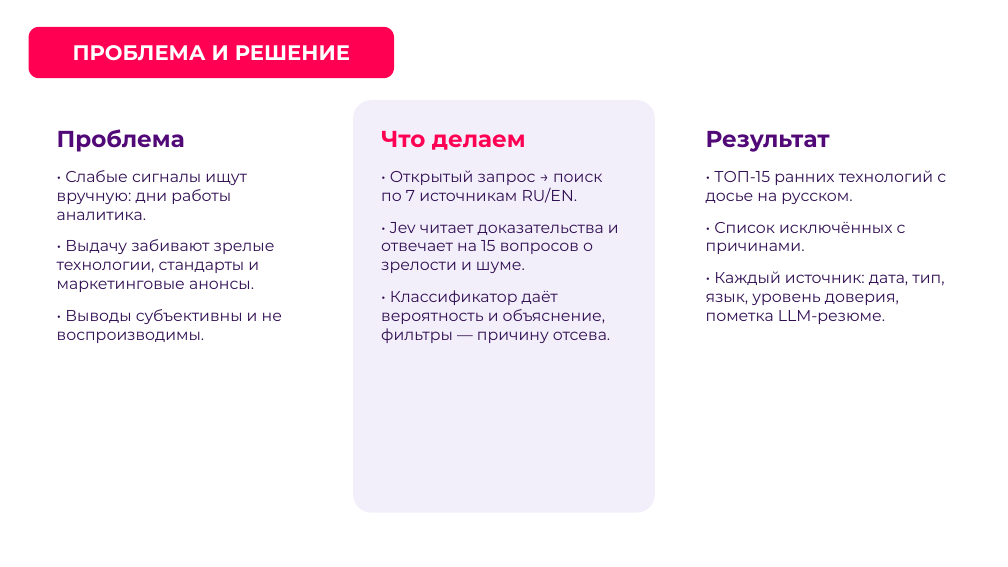
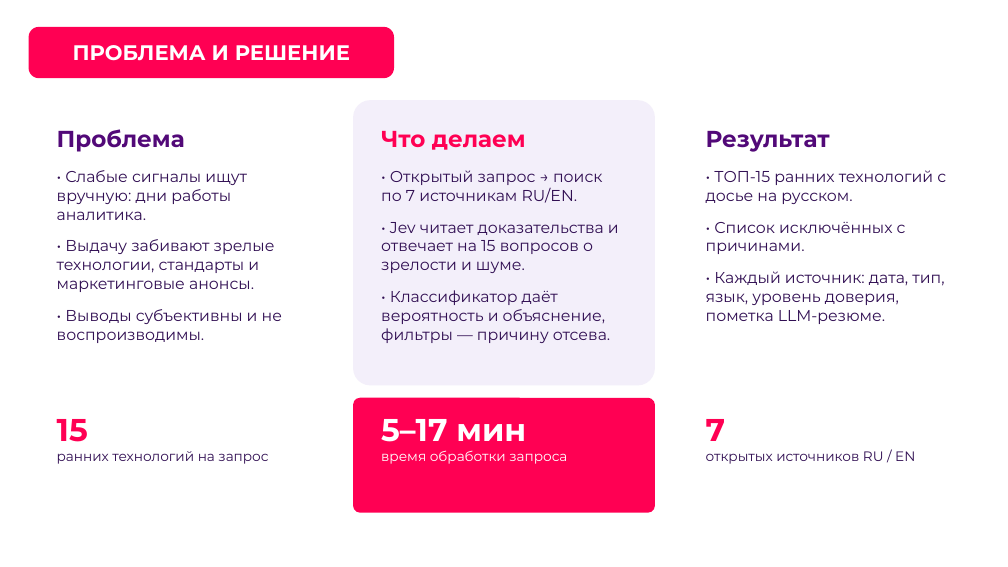
Before and after one commit to Krackenhell/lct-2026-weak-signals, a slide deck: slide 6 of presentation/Агенты_Москвы_Радар_слабых_сигналов.pptx. Drawn at 1008x567 pixels with LibreOffice and Linux fonts; fonts in the diff are those of the drawing; background and template pictures are left out. Boxes give left, top, right and bottom in pixels: in the first picture for what was removed or moved away, otherwise in the second. Text is boxed around its words. In the diff, an @@ line names an element or a change of style, - is before the commit and + after.

Commit message:
docs: presentation logo, illustration, layout polish

```diff
--- a/presentation/Агенты_Москвы_Радар_слабых_сигналов.pptx
+++ b/presentation/Агенты_Москвы_Радар_слабых_сигналов.pptx
@@ rounded rectangle: place and size @@
-rounded rectangle at (29, 100, 330, 513)
+rounded rectangle at (29, 100, 330, 385)
@@ rounded rectangle: place and size @@
-rounded rectangle at (353, 100, 655, 513)
+rounded rectangle at (353, 100, 655, 385)
@@ rounded rectangle: place and size @@
-rounded rectangle at (678, 100, 979, 513)
+rounded rectangle at (678, 100, 979, 385)
@@ rounded rectangle added at (29, 398, 330, 513), fill #FFFFFF @@
@@ text added at (57, 419, 268, 464), 13 pt, text #310F53 @@
+15
+ранних технологий на запрос
@@ rounded rectangle added at (353, 398, 655, 513), fill #FF0053 @@
@@ text added at (381, 419, 567, 464), 13 pt, text #FFFFFF @@
+5–17 мин
+время обработки запроса
@@ rounded rectangle added at (678, 398, 979, 513), fill #FFFFFF @@
@@ text added at (706, 419, 915, 464), 13 pt, text #310F53 @@
+7
+открытых источников RU / EN
```
Also in this commit, not shown: 6 other slides changed, 5 other files.
